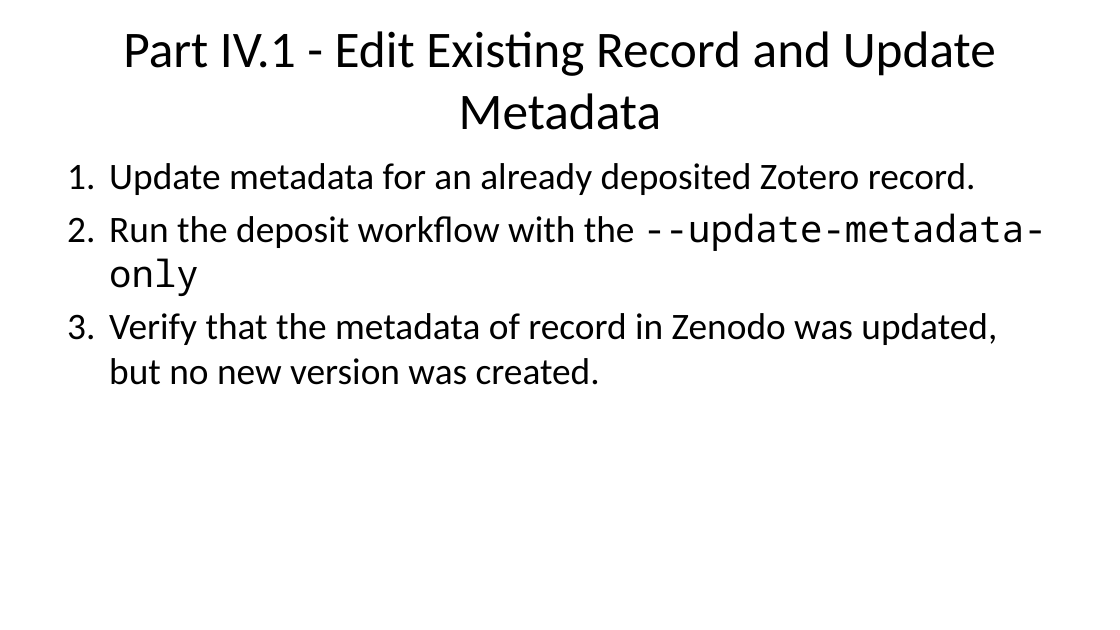
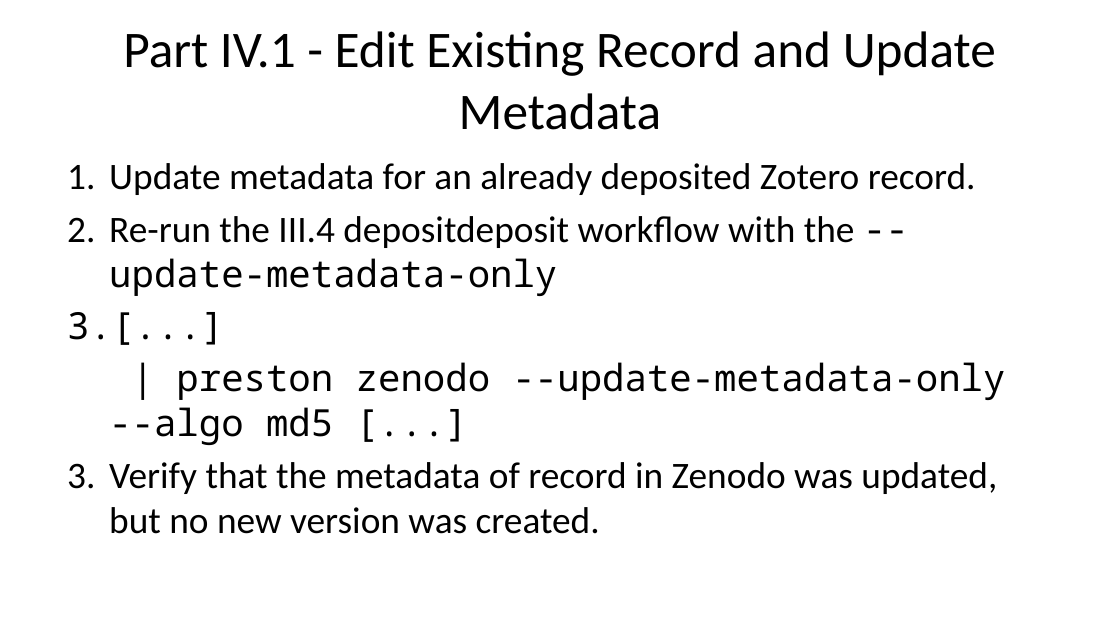
Before and after one commit to bat-literature/bat-literature.github.io, a slide deck: slide 37 of workshop.pptx. Drawn at 1120x630 pixels with LibreOffice and Linux fonts; fonts in the diff are those of the drawing. Boxes give left, top, right and bottom in pixels: in the first picture for what was removed or moved away, otherwise in the second. Text is boxed around its words. In the diff, an @@ line names an element or a change of style, - is before the commit and + after.

```diff
--- a/workshop.pptx
+++ b/workshop.pptx
@@ text at (109,216,1006,445): text changed; font Calibri to Noto Sans Mono @@
-2. Run the deposit workflow with the --update-metadata-only
+2. Re-run the III.4 depositdeposit workflow with the --update-metadata-only
+[...]
+| preston zenodo --update-metadata-only --algo md5 [...]
```
Also in this commit, not shown: 2 other slides changed, 3 other files.
